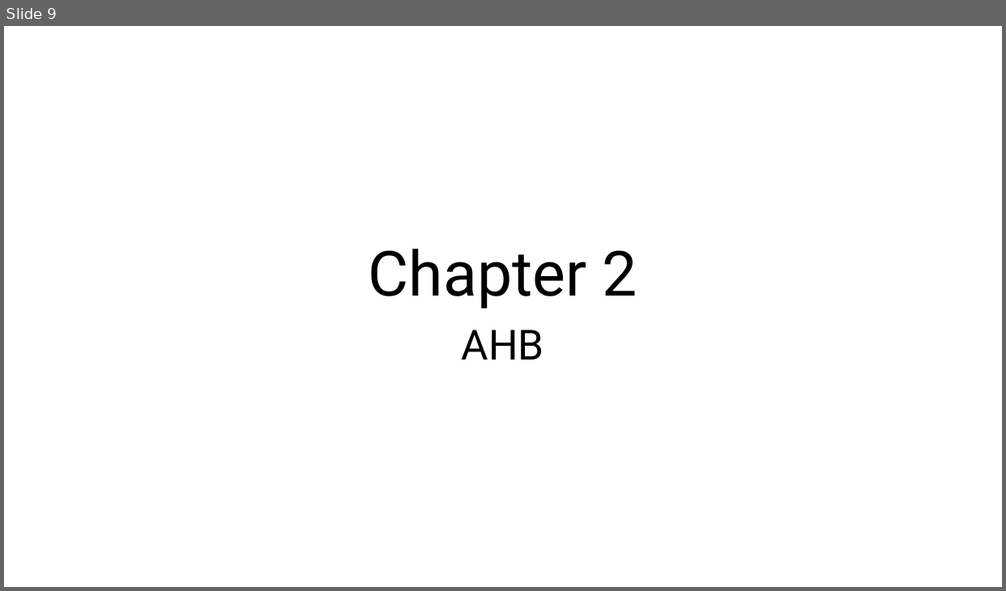
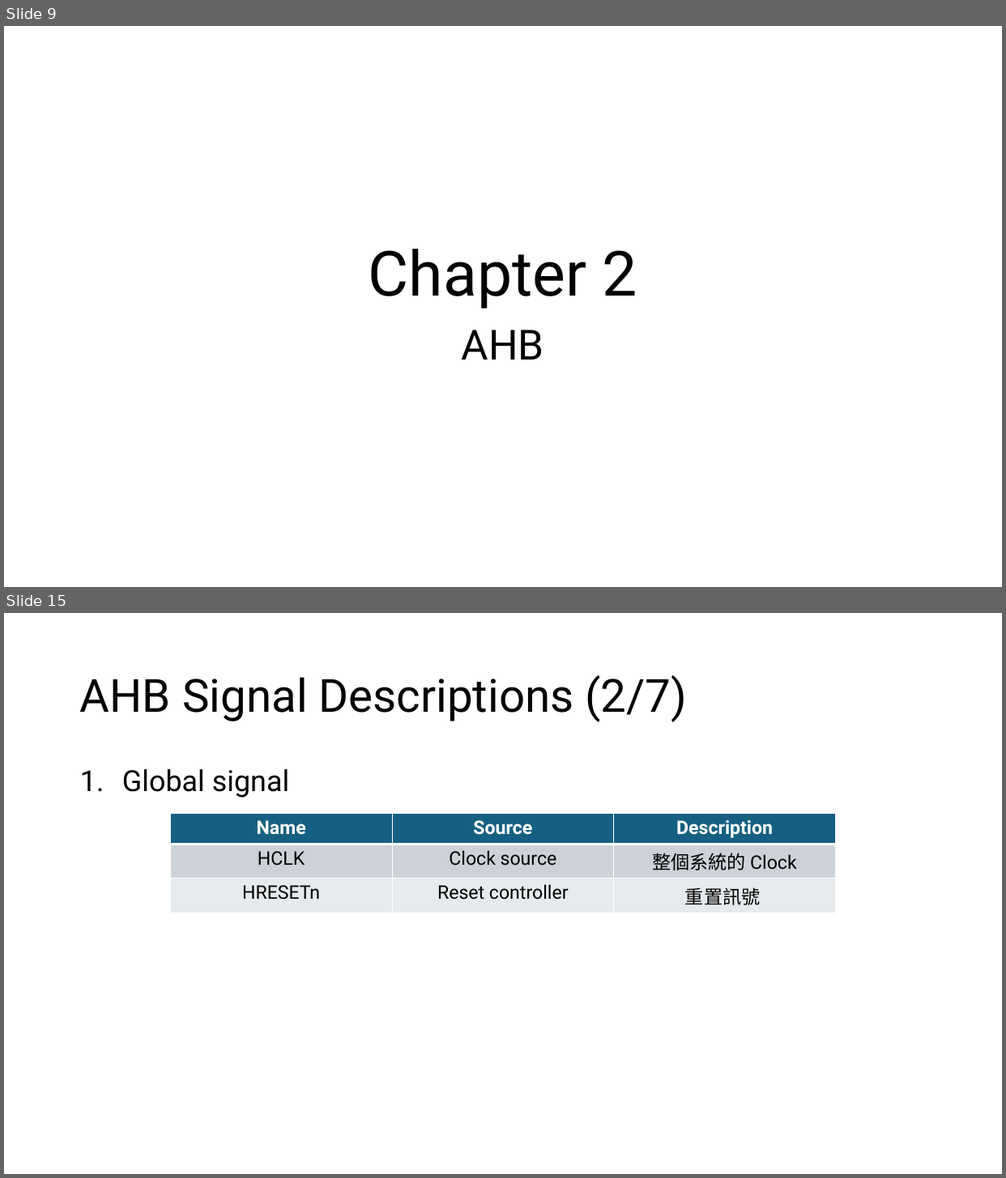
Before and after one commit to s9001055/DV_learning, a slide deck: AMBA/AMBA_learning.pptx. Shown one above the other, each under a label of ours: slide 9 before the commit, slides 9 and 15 after it; the slides between them are not shown. The pictures are 1006x591 and 1006x1178 pixels, drawn with LibreOffice and Linux fonts; fonts in the diff are those of the drawing. Boxes give left, top, right and bottom in pixels: in the first picture for what was removed or moved away, otherwise in the second. Text is boxed around its words. In the diff, an @@ line names an element or a change of style, - is before the commit and + after.

Commit message:
Modify: AMBA/AMBA_learning.pptx 1. Add chapter 2 AHB Signal Descriptions

```diff
--- a/AMBA/AMBA_learning.pptx
+++ b/AMBA/AMBA_learning.pptx
@@ slide 15 added at box(4, 613, 1002, 1174), background #FFFFFF @@
@@ title added at box(80, 675, 688, 722), 44 pt, text #000000 @@
+AHB Signal Descriptions (2/7)
@@ text added at box(122, 769, 289, 798), 28 pt, text #000000 @@
+1. Global signal
@@ table added at box(170, 814, 835, 909), 3 rows, 3 columns @@
+Name | Source | Description
+HCLK | Clock source | 整個系統的 Clock
+HRESETn | Reset controller | 重置訊號
```
Also in this commit, not shown: 5 slides changed, 5 other slides added, 1 other file.
